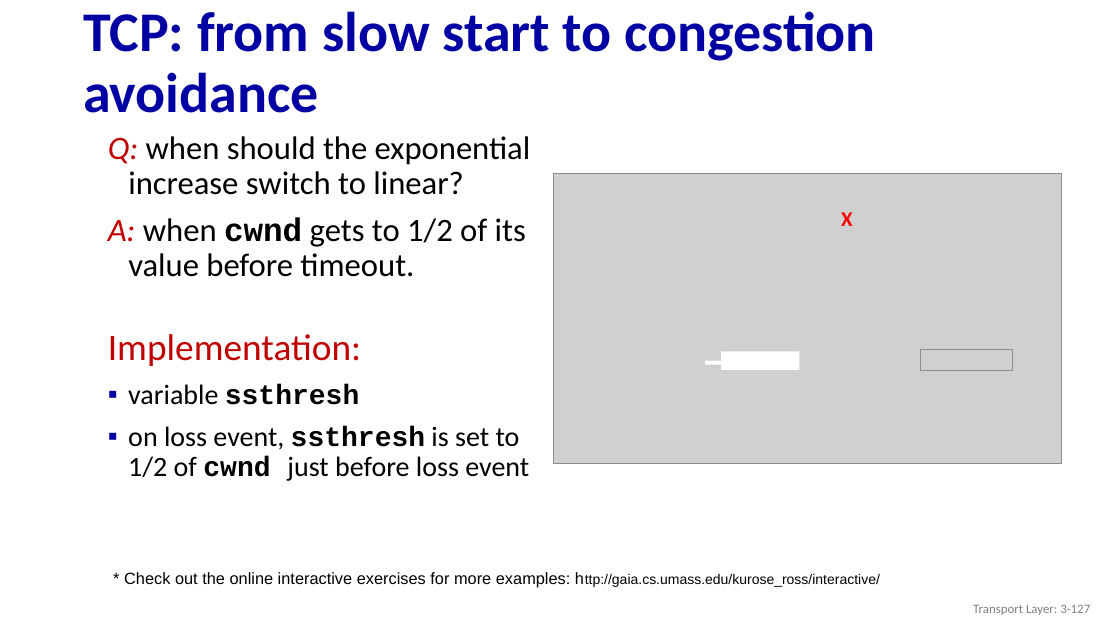
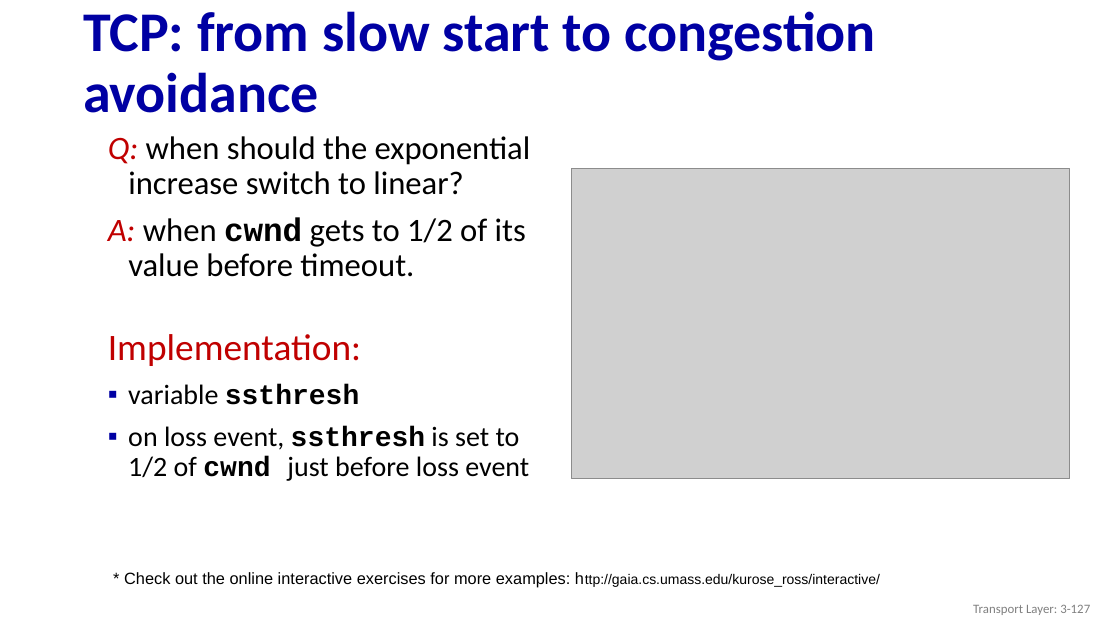
Before and after one commit to huangqy89/cn-2026, a slide deck: slide 127 of static_files/lectures/Chapter_3_v8.2.pptx. Drawn at 1120x630 pixels with LibreOffice and Linux fonts; fonts in the diff are those of the drawing; grey boxes stand for pictures. Boxes give left, top, right and bottom in pixels: in the first picture for what was removed or moved away, otherwise in the second. Text is boxed around its words. In the diff, an @@ line names an element or a change of style, - is before the commit and + after.

```diff
--- a/static_files/lectures/Chapter_3_v8.2.pptx
+++ b/static_files/lectures/Chapter_3_v8.2.pptx
@@ picture: place and size @@
-picture at (554, 174, 1063, 464)
+picture at (571, 168, 1070, 479)
@@ text removed at (841, 212, 853, 226) @@
-X
@@ rectangle removed at (722, 351, 800, 370) @@
@@ picture removed at (921, 350, 1013, 371) @@
@@ rectangle removed at (706, 360, 784, 365) @@
```
Also in this commit, not shown: 3 other slides changed, 5 slides added, 3 slides removed, 3 other files.
